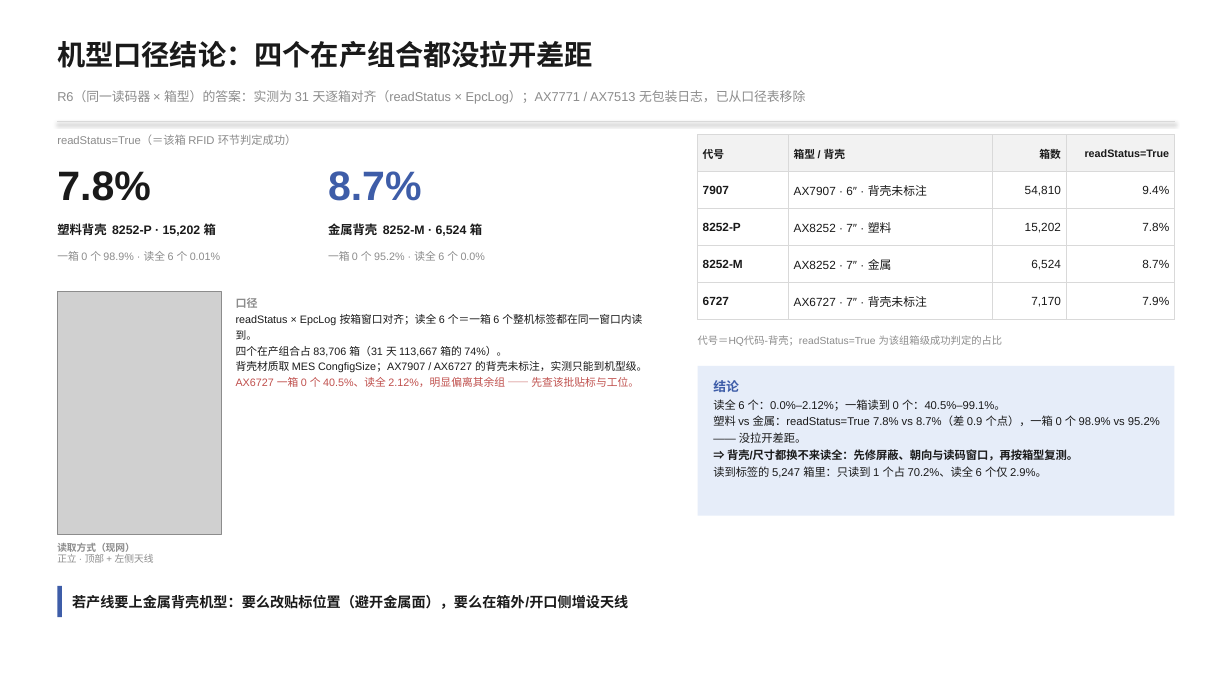
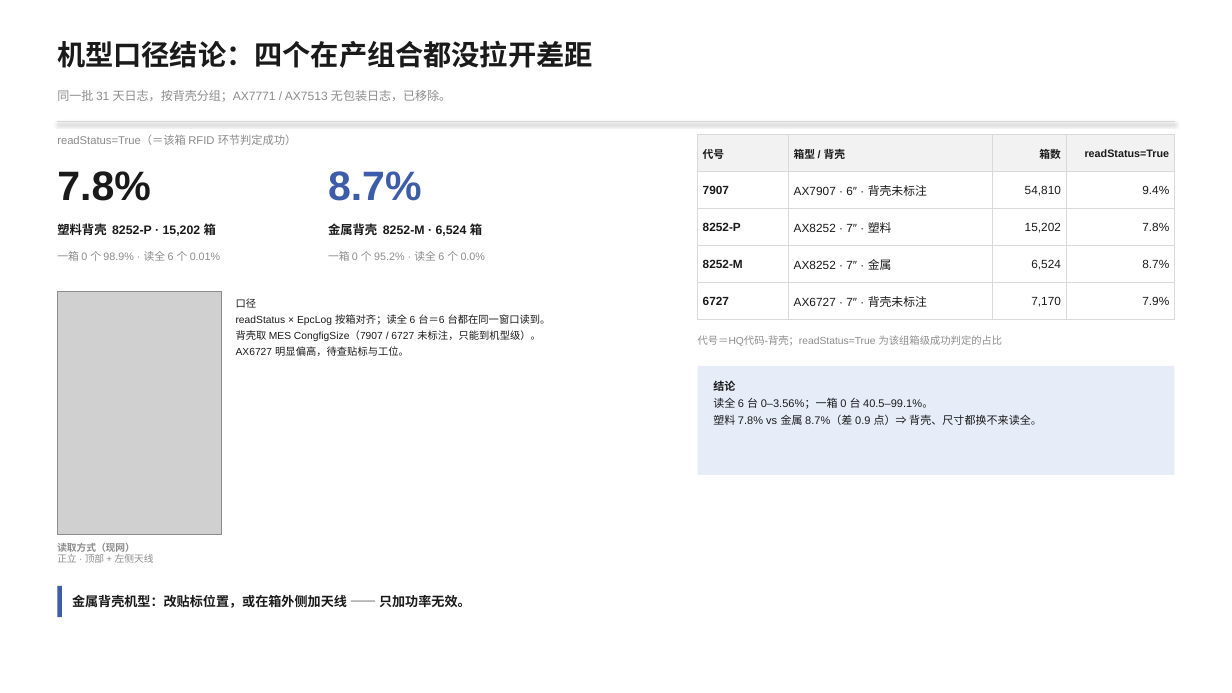
Before and after one commit to iypeep/test_1, a slide deck: slide 6 of RFID读取评估_2026-10-21/09_报告/RFID读取能力评估_2026-10-23.pptx (slide 5 before the commit). Drawn at 1232x693 pixels with LibreOffice and Linux fonts; fonts in the diff are those of the drawing; grey boxes stand for pictures. Boxes give left, top, right and bottom in pixels: in the first picture for what was removed or moved away, otherwise in the second. Text is boxed around its words. In the diff, an @@ line names an element or a change of style, - is before the commit and + after.

Commit message:
feat(rfid): 客户版简洁重排 —— 加目录、A1–A6 改「*面朝下」、每页实验/变量/结论三段
- 新增 P2 目录（9 条 + 页码）
- P3 六种放置方式：A1–A6 → 底面/顶面/正面/背面/左侧/右侧 朝下；图重拼 fig4_faces.png；
  表改「朝下的面 / 箱体高度 / 标签离天线」
- P4 读取方向测试：表头同步为 *面朝下；删旧长结论条与图注
- 每页底部统一 实验 ｜ 变量 ｜ 结论；P4/P5/R2/天线/R3/R4 的长段落收成 1–2 行
- 修两个坑：非整数 EMU 导致 PowerPoint 打不开；目录条目被当成标题命中
- make_deck_plain.py / make_fig4_faces.py；deck+pdf 过 _purify_any

```diff
--- a/RFID读取评估_2026-10-21/09_报告/RFID读取能力评估_2026-10-23.pptx
+++ b/RFID读取评估_2026-10-21/09_报告/RFID读取能力评估_2026-10-23.pptx
@@ text at (57,90,451,102): text changed; size 10 to 9.4 pt @@
-R6（同一读码器 × 箱型）的答案：实测为 31 天逐箱对齐（readStatus × EpcLog）；AX7771 / AX7513 无包装日志，已从口径表移除
+同一批 31 天日志，按背壳分组；AX7771 / AX7513 无包装日志，已移除。
@@ text at (236,298,257,308): size 8.6 to 8 pt, text colour #8C8C8C to #1A1A1A, bold off in "口径"; line spacing 1.22 to 1.3 @@
@@ text at (236,314,551,356): text changed; size 8.4 to 8 pt @@
-readStatus × EpcLog 按箱窗口对齐；读全 6 个＝一箱 6 个整机标签都在同一窗口内读到。
-四个在产组合占 83,706 箱（31 天 113,667 箱的 74%）。
-背壳材质取 MES CongfigSize；AX7907 / AX6727 的背壳未标注，实测只能到机型级。
-AX6727 一箱 0 个 40.5%、读全 2.12%，明显偏离其余组 —— 先查该批贴标与工位。
+readStatus × EpcLog 按箱对齐；读全 6 台＝6 台都在同一窗口读到。
+背壳取 MES CongfigSize（7907 / 6727 未标注，只能到机型级）。
+AX6727 明显偏高，待查贴标与工位。
@@ rectangle: place and size @@
-rectangle at (698,366,1175,516)
+rectangle at (698,366,1175,475)
@@ text at (713,380,735,391): size 10 to 8.6 pt, text colour #3E5DA8 to #1A1A1A in "结论"; line spacing 1.25 to 1.3 @@
@@ text at (713,397,1042,425): text changed; size 8.8 to 8.6 pt @@
-读全 6 个：0.0%–2.12%；一箱读到 0 个：40.5%–99.1%。
-塑料 vs 金属：readStatus=True 7.8% vs 8.7%（差 0.9 个点），一箱 0 个 98.9% vs 95.2% —— 没拉开差距。
-⇒ 背壳/尺寸都换不来读全：先修屏蔽、朝向与读码窗口，再按箱型复测。
-读到标签的 5,247 箱里：只读到 1 个占 70.2%、读全 6 个仅 2.9%。
+读全 6 台 0–3.56%；一箱 0 台 40.5–99.1%。
+塑料 7.8% vs 金属 8.7%（差 0.9 点）⇒ 背壳、尺寸都换不来读全。
@@ text at (72,595,471,608): text changed; size 11 to 10.2 pt @@
-若产线要上金属背壳机型：要么改贴标位置（避开金属面），要么在箱外/开口侧增设天线
+金属背壳机型：改贴标位置，或在箱外侧加天线 —— 只加功率无效。
```
Also in this commit, not shown: 7 other slides changed, 1 slide added, 8 other files.
